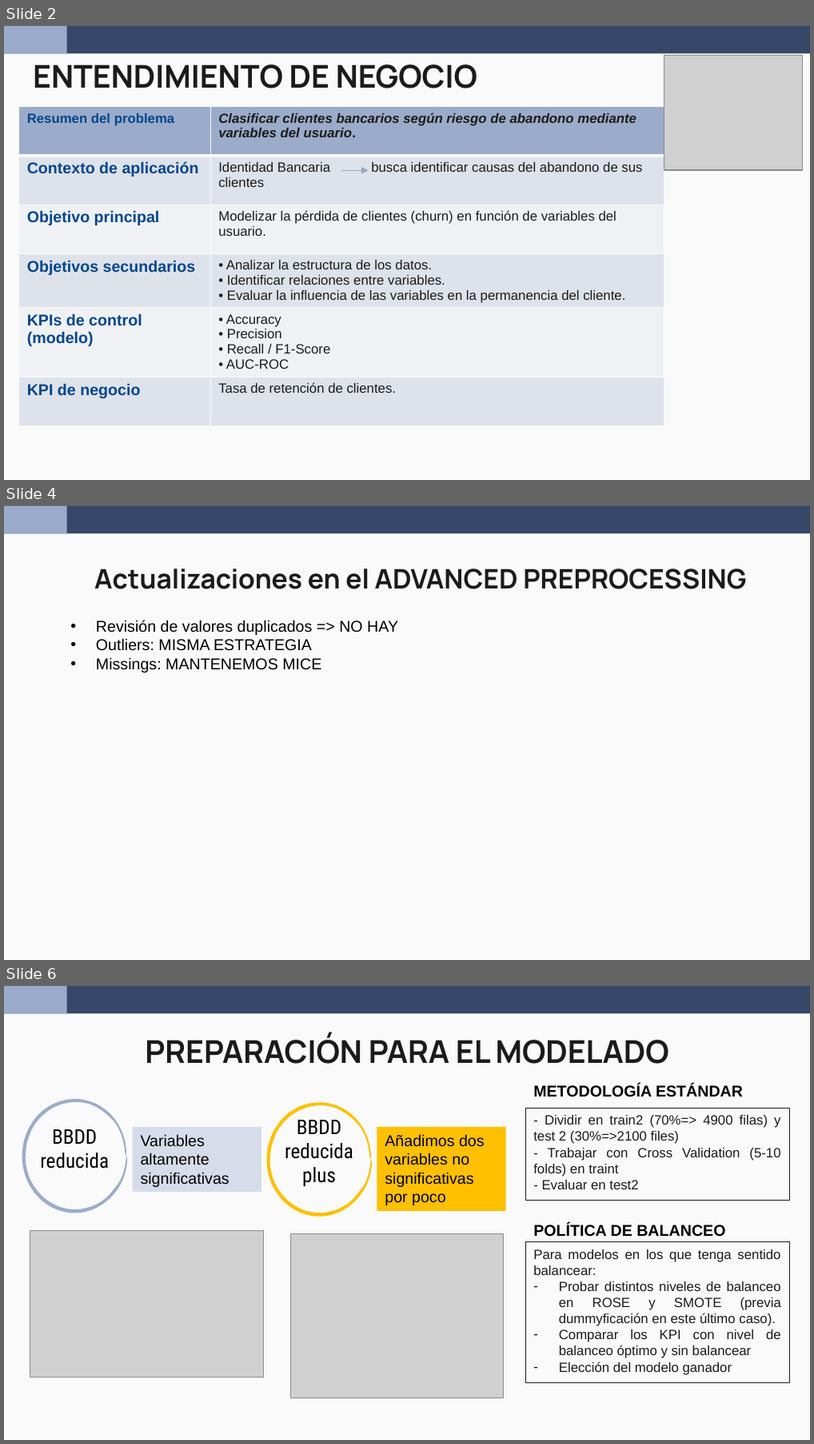
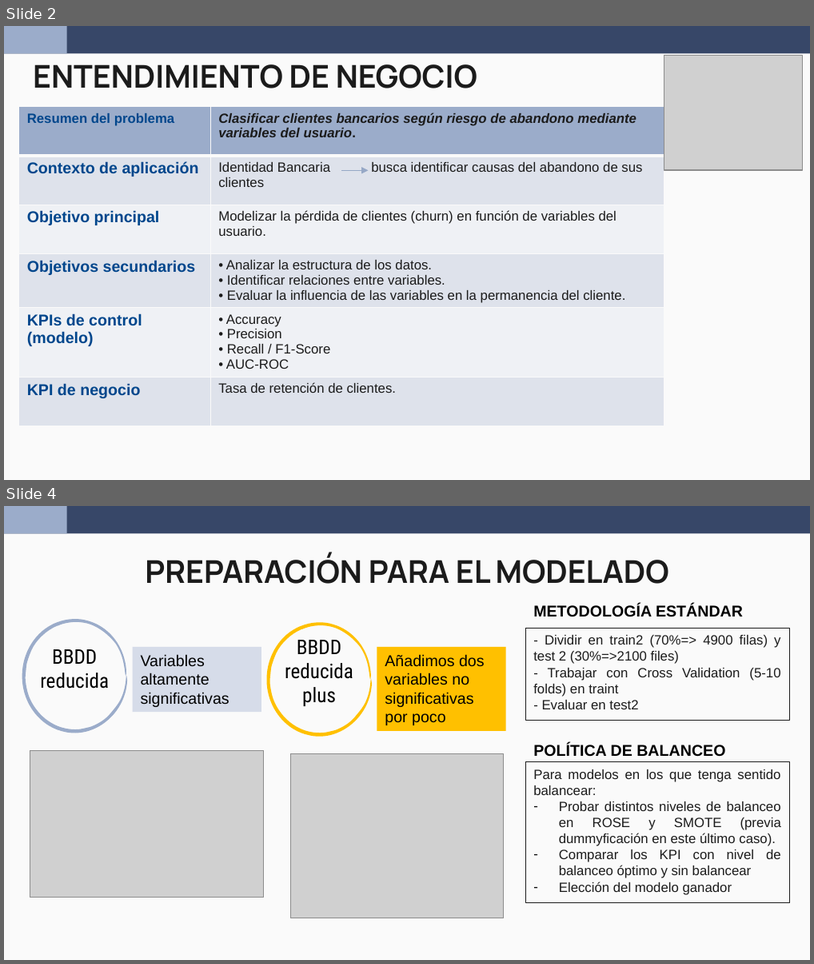
Before and after one commit to wen2111/Mineria, a slide deck: Entrega_2/00.REPORTE/Reporte_Grupo5_new.pptx. Shown one above the other, each under a label of ours: slides 2, 4 and 6 before the commit, slides 2 and 4 after it; the slides between them are not shown. The pictures are 814x1444 and 814x964 pixels, drawn with LibreOffice and Linux fonts; fonts in the diff are those of the drawing; grey boxes stand for pictures. Boxes give left, top, right and bottom in pixels: in the first picture for what was removed or moved away, otherwise in the second. Text is boxed around its words. In the diff, an @@ line names an element or a change of style, - is before the commit and + after.

```diff
--- a/Entrega_2/00.REPORTE/Reporte_Grupo5_new.pptx
+++ b/Entrega_2/00.REPORTE/Reporte_Grupo5_new.pptx
@@ slide 4 removed at (4, 506, 810, 960), background #FAFAFA; not listed: 2 template elements that a slide beside it also shows @@
@@ title removed at (94, 568, 746, 589) @@
-Actualizaciones en el ADVANCED PREPROCESSING
@@ text removed at (96, 620, 398, 672) @@
-• Revisión de valores duplicados => NO HAY
-• Outliers: MISMA ESTRATEGIA
-• Missings: MANTENEMOS MICE
@@ what was slide 6 is now slide 4 @@
```
Also in this commit, not shown: 3 slides changed, 1 slide added, 1 other slide removed, 2 other files.
